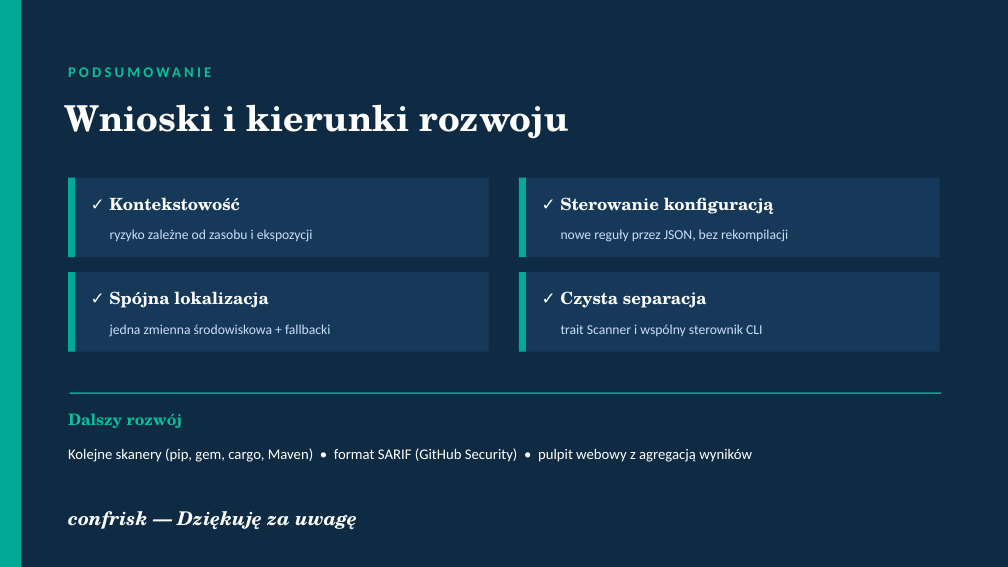
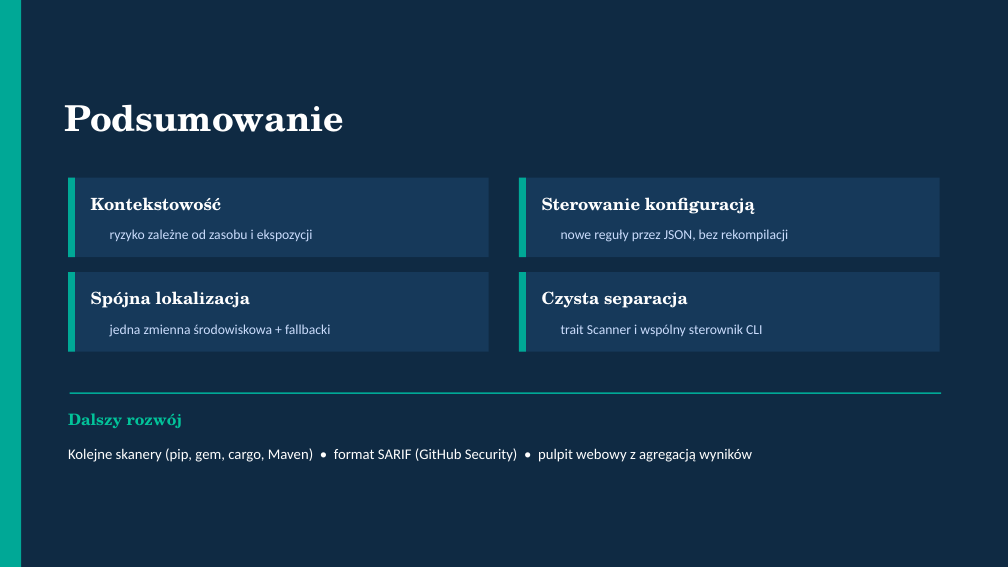
Before and after one commit to matjamr/linux-security-scanner, a slide deck: slide 14 of docs/Prezentacja_confrisk.pptx (slide 16 before the commit). Drawn at 1008x567 pixels with LibreOffice and Linux fonts; fonts in the diff are those of the drawing. Boxes give left, top, right and bottom in pixels: in the first picture for what was removed or moved away, otherwise in the second. Text is boxed around its words. In the diff, an @@ line names an element or a change of style, - is before the commit and + after.

```diff
--- a/docs/Prezentacja_confrisk.pptx
+++ b/docs/Prezentacja_confrisk.pptx
@@ text at [64, 104, 344, 132]: text changed; size 14 to 34 pt; font Calibri to TeX Gyre Schola; text colour #02C39A to #FFFFFF @@
-PODSUMOWANIE
+Podsumowanie
@@ text removed at [64, 104, 569, 138] @@
-Wnioski i kierunki rozwoju
@@ text at [91, 197, 222, 211]: text changed @@
-✓ Kontekstowość
+Kontekstowość
@@ text at [542, 197, 755, 214]: text changed @@
-✓ Sterowanie konfiguracją
+Sterowanie konfiguracją
@@ text at [91, 291, 250, 308]: text changed @@
-✓ Spójna lokalizacja
+Spójna lokalizacja
@@ text at [542, 291, 688, 308]: text changed @@
-✓ Czysta separacja
+Czysta separacja
@@ text removed at [68, 511, 357, 530] @@
-confrisk — Dziękuję za uwagę
```
Also in this commit, not shown: 10 other slides changed, 2 slides removed, 16 other files.
